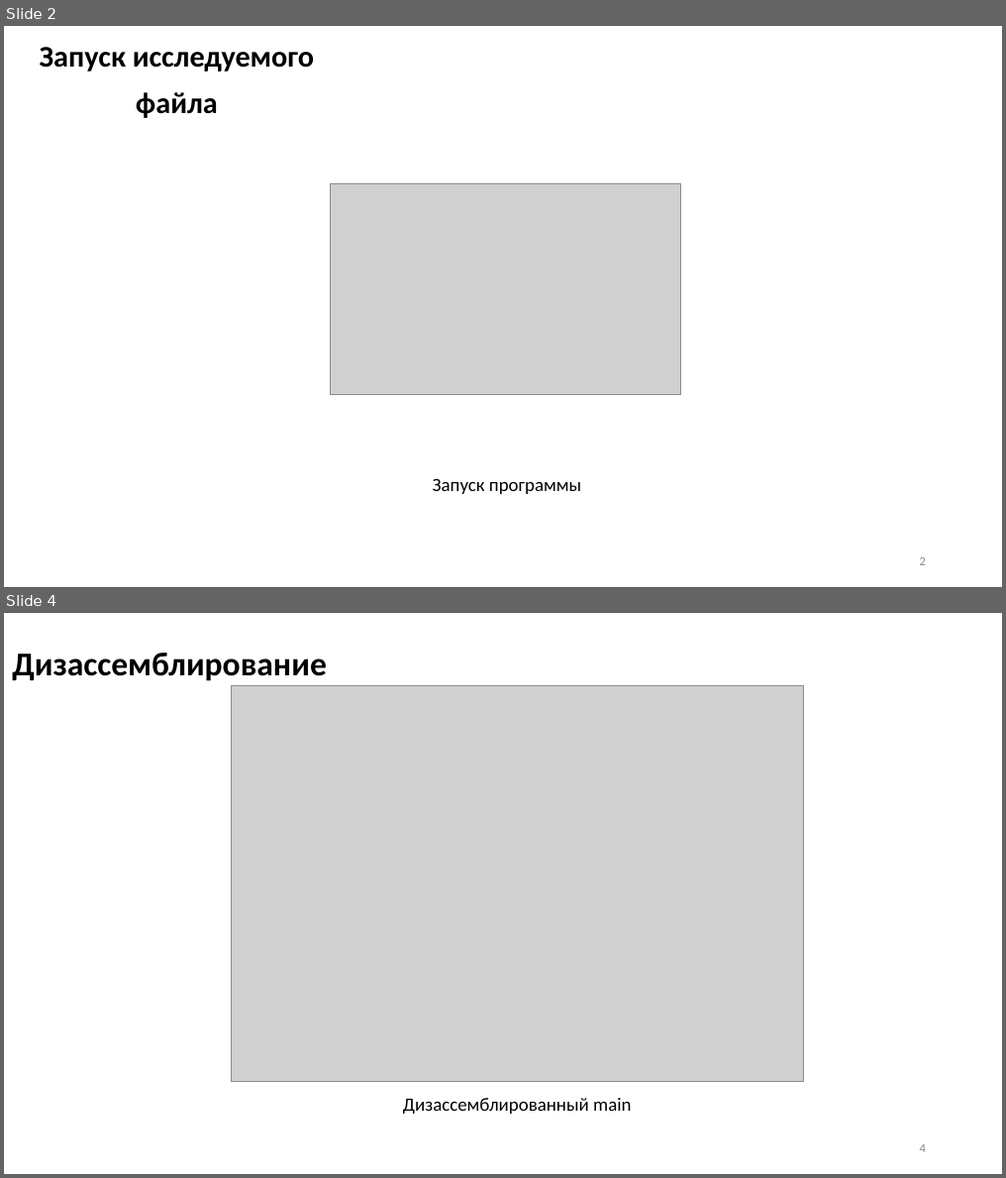
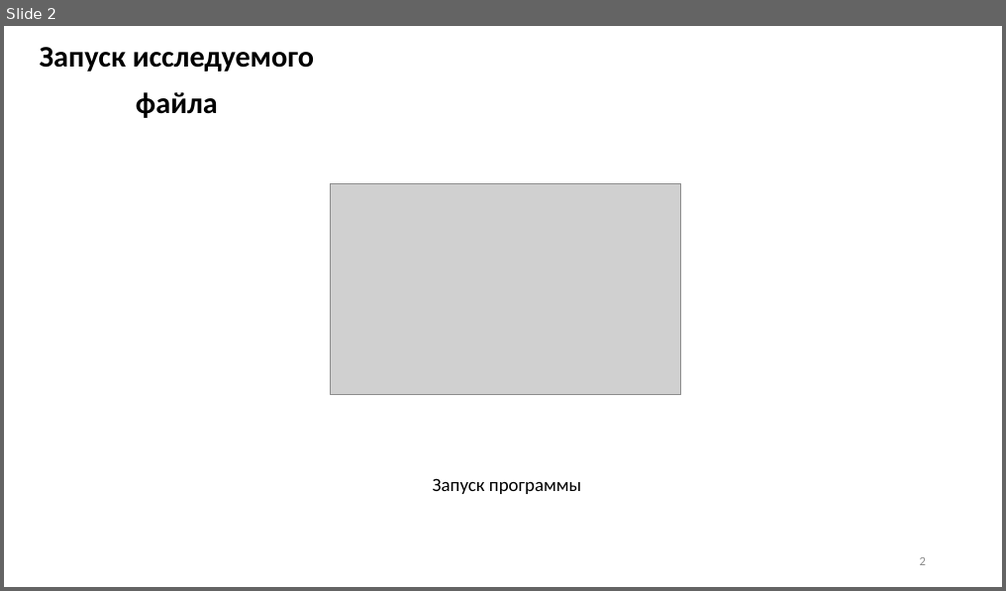
Before and after one commit to IgorKruchinin/Reverse_engineering, a slide deck: ЛР_5_Бикбавов_Кручинин.pptx. Shown one above the other, each under a label of ours: slides 2 and 4 before the commit, slide 2 after it; the slides between them are not shown. The pictures are 1006x1178 and 1006x591 pixels, drawn with LibreOffice and Linux fonts; fonts in the diff are those of the drawing; grey boxes stand for pictures. Boxes give left, top, right and bottom in pixels: in the first picture for what was removed or moved away, otherwise in the second. Text is boxed around its words. In the diff, an @@ line names an element or a change of style, - is before the commit and + after.

```diff
--- a/ЛР_5_Бикбавов_Кручинин.pptx
+++ b/ЛР_5_Бикбавов_Кручинин.pptx
@@ slide 4 removed at (x1=4, y1=613, x2=1002, y2=1174), background #FFFFFF @@
@@ title removed at (x1=12, y1=653, x2=327, y2=681) @@
-Дизассемблирование
@@ picture removed at (x1=231, y1=685, x2=804, y2=1081) @@
@@ text removed at (x1=403, y1=1098, x2=631, y2=1114) @@
-Дизассемблированный main
@@ page number removed at (x1=920, y1=1145, x2=926, y2=1153) @@
-4
```
Also in this commit, not shown: 3 slides changed, 1 slide added, 4 other slides removed.
